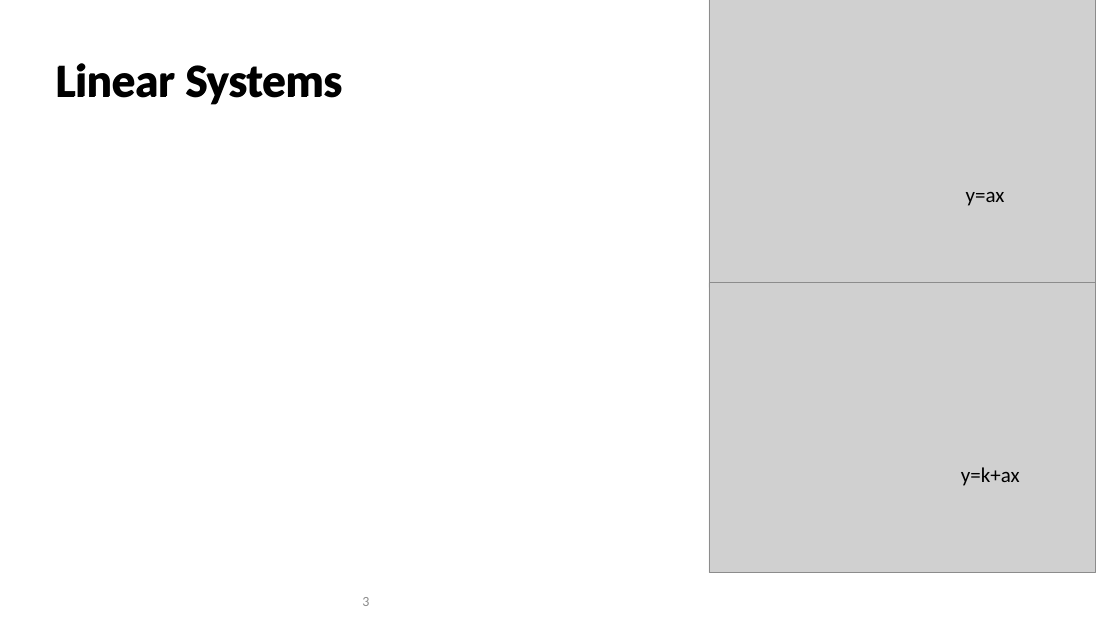
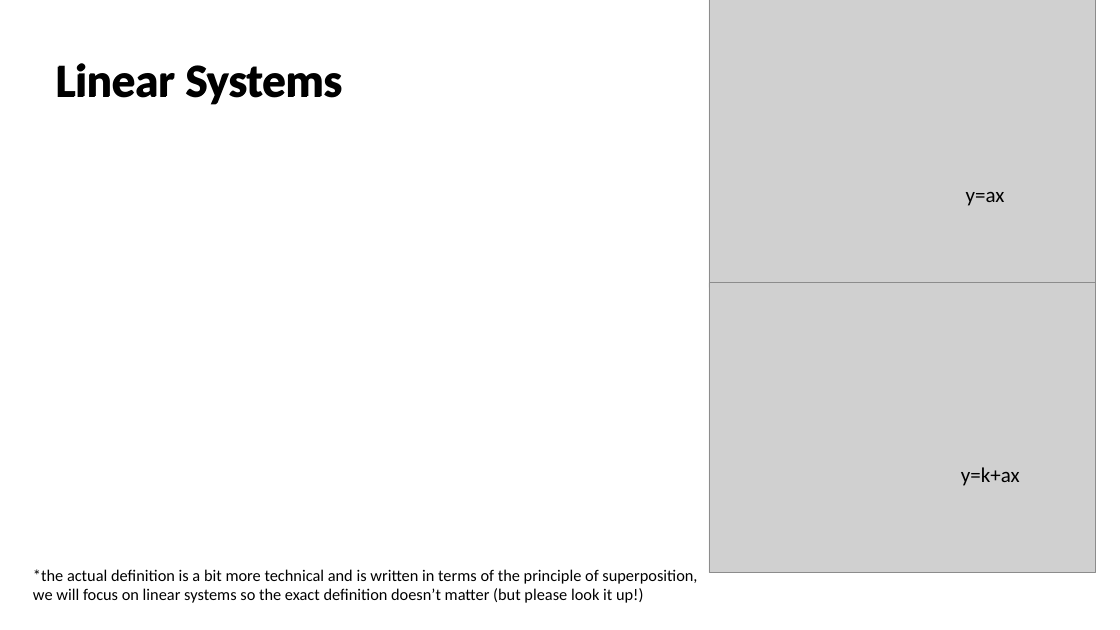
Before and after one commit to bamason2/ttc066-module, a slide deck: slide 3 of docs/lectures/Linearity and State Space.pptx. Drawn at 1120x630 pixels with LibreOffice and Linux fonts; fonts in the diff are those of the drawing; grey boxes stand for pictures; background and template pictures are left out. Boxes give left, top, right and bottom in pixels: in the first picture for what was removed or moved away, otherwise in the second. Text is boxed around its words. In the diff, an @@ line names an element or a change of style, - is before the commit and + after.

```diff
--- a/docs/lectures/Linearity and State Space.pptx
+++ b/docs/lectures/Linearity and State Space.pptx
@@ text added at [33,569,697,603], 14 pt, text #000000 @@
+*the actual definition is a bit more technical and is written in terms of the principle of superposition,
+we will focus on linear systems so the exact definition doesn’t matter (but please look it up!)
@@ page number removed at [362,597,369,606] @@
-3
```
Also in this commit, not shown: 3 other slides changed, 10 other files.
